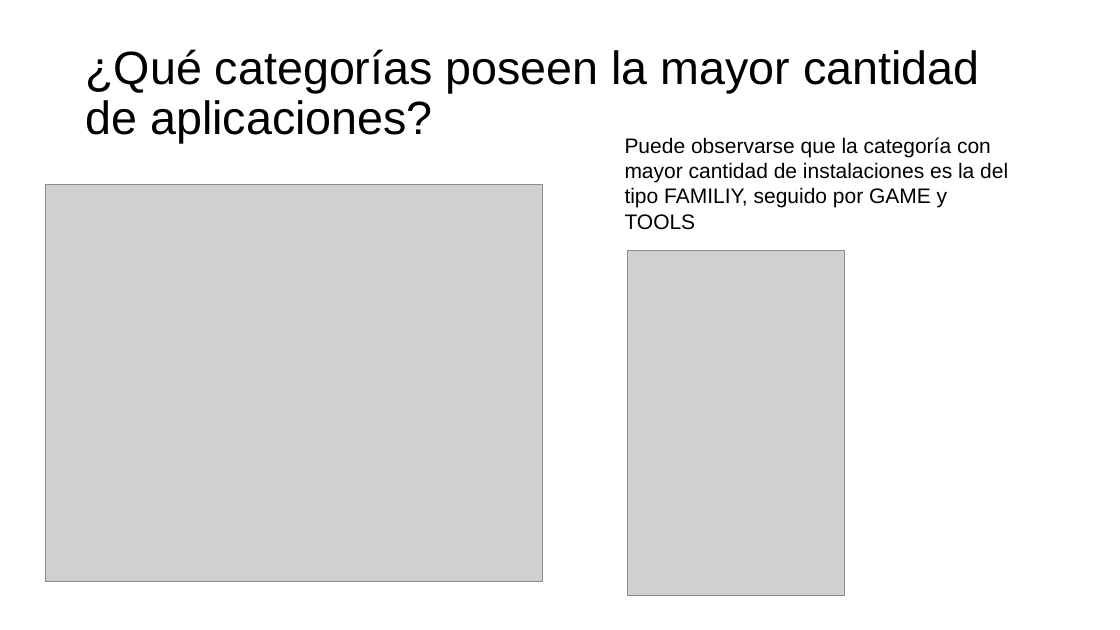
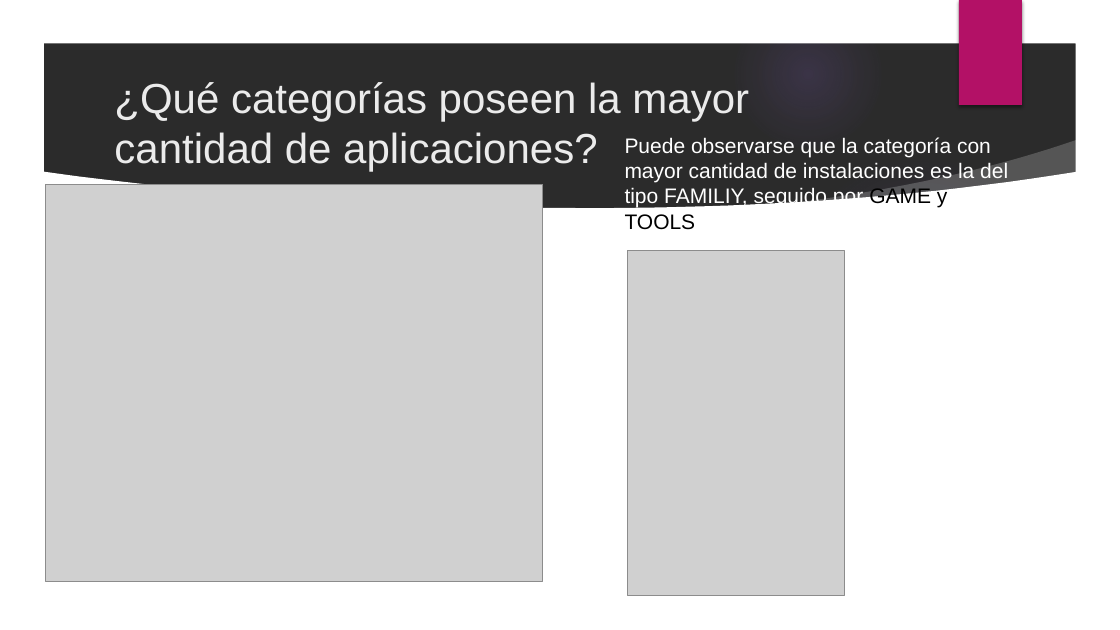
Before and after one commit to pdelucchi/PlayStore_Analysis, a slide deck: slide 19 of Google Play Appstore Forecasting.pptx (slide 13 before the commit). Drawn at 1120x630 pixels with LibreOffice and Linux fonts; fonts in the diff are those of the drawing; grey boxes stand for pictures; background and template pictures are left out; a plain dark background stands for a picture behind light text. Boxes give left, top, right and bottom in pixels: in the first picture for what was removed or moved away, otherwise in the second. Text is boxed around its words. In the diff, an @@ line names an element or a change of style, - is before the commit and + after.

```diff
--- a/Google Play Appstore Forecasting.pptx
+++ b/Google Play Appstore Forecasting.pptx
@@ background #FFFFFF to picture (left out) @@
@@ group added at [0,0,1120,630]: 3 freeform shapes, 2 ellipses @@
@@ rectangle added at [959,0,1022,105], fill #B31166 @@
@@ title "¿Qué categorías poseen la mayor ...": place and size @@
-title "¿Qué categorías poseen la mayor ..." at [85,49,979,144]
+title "¿Qué categorías poseen la mayor ..." at [114,82,749,172]
@@ title "¿Qué categorías poseen la mayor ..." at [114,82,749,172]: size 40 to 36 pt, text colour #000000 to #EBEBEB; line spacing 0.9 to 1 @@
@@ text "Puede observarse que la categoría ..." at [625,137,1008,230]: text colour #000000 to #FFFFFF in "Puede observarse que la categoría con mayor ..." @@
```
Also in this commit, not shown: 13 other slides changed, 6 slides added, 1 other file.
